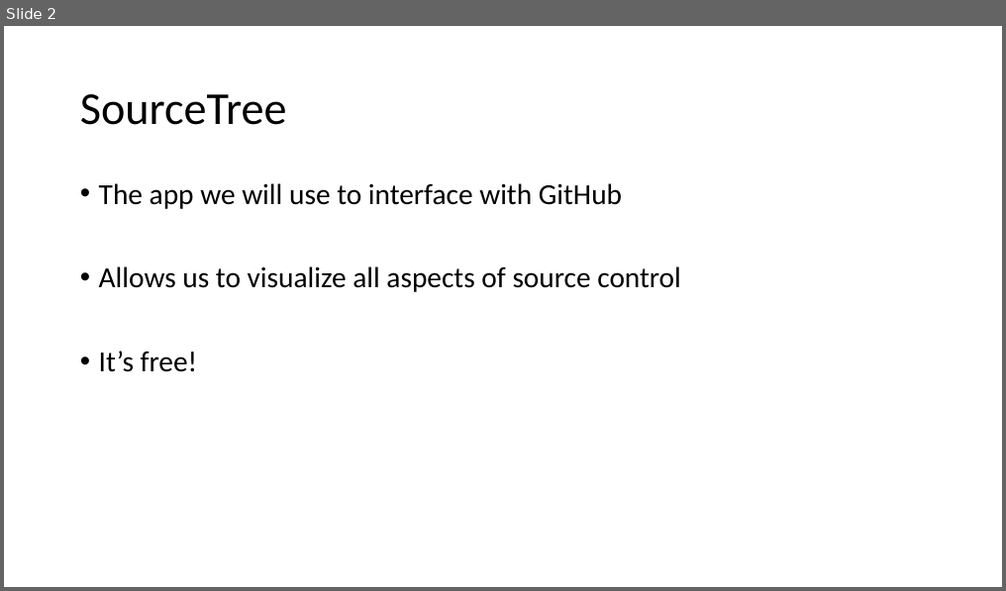
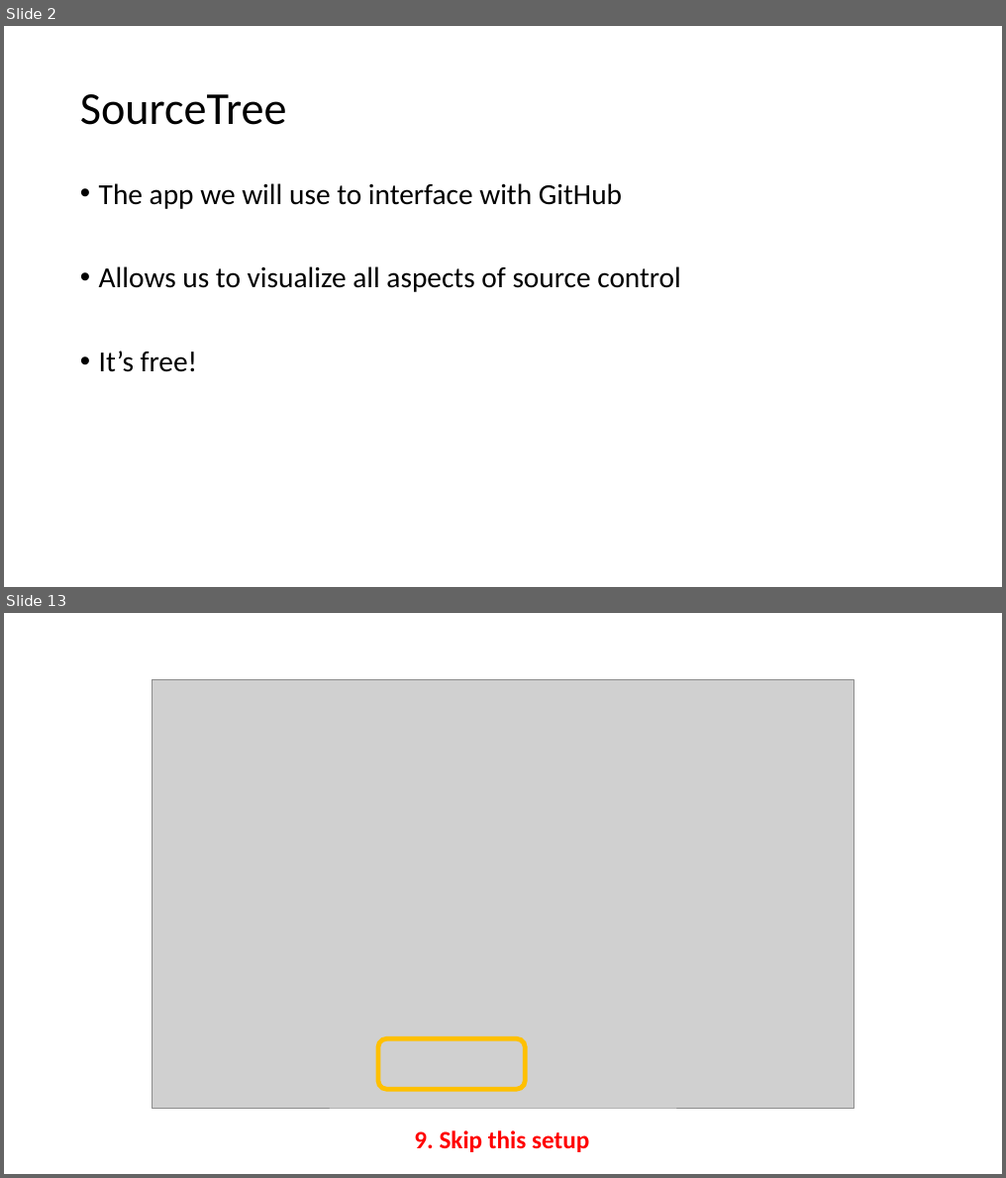
Before and after one commit to gbrunner/programming-for-gis-and-rs, a slide deck: SourceTree Install Instructions.pptx. Shown one above the other, each under a label of ours: slide 2 before the commit, slides 2 and 13 after it; the slides between them are not shown. The pictures are 1006x591 and 1006x1178 pixels, drawn with LibreOffice and Linux fonts; fonts in the diff are those of the drawing; grey boxes stand for pictures. Boxes give left, top, right and bottom in pixels: in the first picture for what was removed or moved away, otherwise in the second. Text is boxed around its words. In the diff, an @@ line names an element or a change of style, - is before the commit and + after.

```diff
--- a/SourceTree Install Instructions.pptx
+++ b/SourceTree Install Instructions.pptx
@@ slide 13 added at (4, 613, 1002, 1174), background #FFFFFF @@
@@ picture added at (152, 679, 854, 1109) @@
@@ rounded rectangle added at (378, 1039, 525, 1089), outline #FFC000 4.5 pt @@
@@ text added at (414, 1131, 589, 1153), 24 pt, text #FF0000, bold @@
+9. Skip this setup
```
Also in this commit, not shown: 1 slide changed, 13 other slides added, 15 slides removed.
